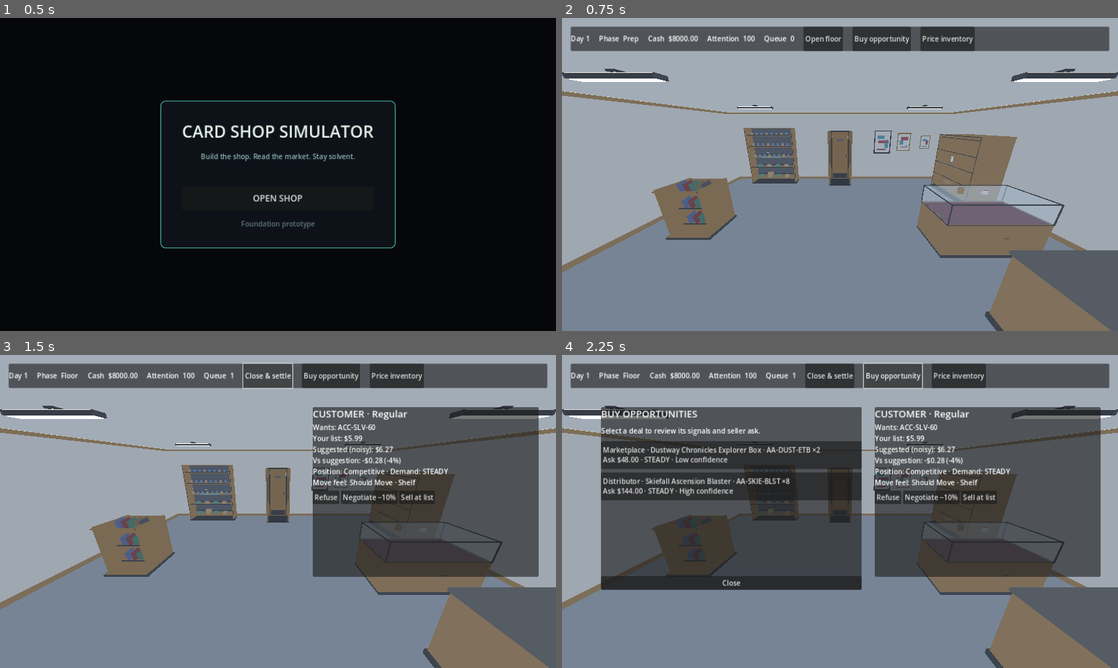
Above: before the commit, frames 1-4 (two rows, left to right).
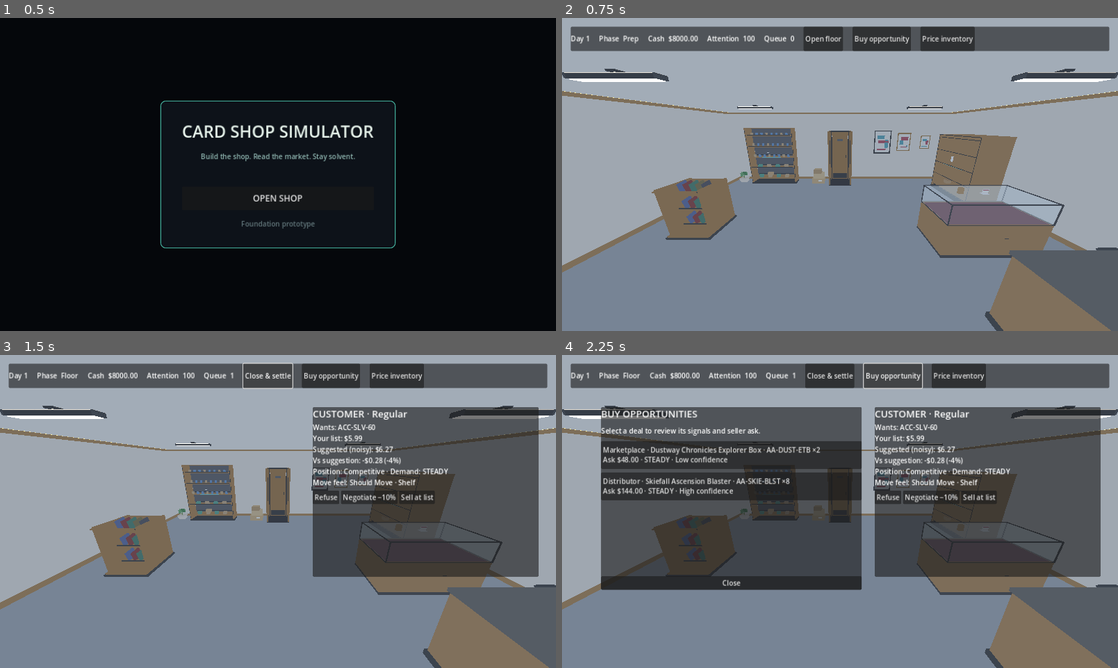
Above: after the commit, the same moments.

Repository: adamwlarson/cardshopsimulator
Game: Godot game, scene res://scenes/boot/boot.tscn
Two runs of this game, one before a commit and one after it. Both use one fixed random seed, a clock stepped at 60 frames per second and the inputs below.
Inputs:
- Up to frame 1 (0.5 s): no input
- Up to frame 2 (0.75 s): click "OPEN SHOP" at 0.5 s
- Up to frame 3 (1.5 s): click "Open floor" at 1.25 s
- Up to frame 4 (2.25 s): click "Buy opportunity" at 2 s

Frame 1 is identical in both runs. In frame 2, 0.2% of the frame differs, in the area x 31-100%, y 48-75%; in frame 3, 0.2%; in frame 4, less than 0.1%.

Commit message:
Place light decor fixtures on shop floor
Co-authored-by: Adam Larson <maddogawl@gmail.com>

Diff:
--- a/scenes/shop/shop_floor.tscn
+++ b/scenes/shop/shop_floor.tscn
@@ -23,6 +23,10 @@
 [ext_resource type="PackedScene" path="res://assets/props/shop/fixtures/prop_price_tag_01/prop_price_tag_01.glb" id="21_price_tag"]
 [ext_resource type="PackedScene" path="res://assets/props/shop/fixtures/prop_price_standee_01/prop_price_standee_01.glb" id="22_standee"]
 [ext_resource type="PackedScene" path="res://assets/props/shop/fixtures/prop_shelf_talker_01/prop_shelf_talker_01.glb" id="23_talker"]
+[ext_resource type="PackedScene" path="res://assets/props/shop/fixtures/prop_stool_01/prop_stool_01.glb" id="24_stool"]
+[ext_resource type="PackedScene" path="res://assets/props/shop/fixtures/prop_shipper_stack_01/prop_shipper_stack_01.glb" id="25_shipper"]
+[ext_resource type="PackedScene" path="res://assets/props/shop/fixtures/prop_plant_01/prop_plant_01.glb" id="26_plant"]
+[ext_resource type="PackedScene" path="res://assets/props/shop/fixtures/prop_trash_bin_01/prop_trash_bin_01.glb" id="27_trash"]
 
 [sub_resource type="Environment" id="Environment_shop"]
 background_mode = 1
@@ -105,6 +109,18 @@
 position = Vector3(8.1, 1.35, -5.4)
 rotation_degrees = Vector3(0, 90, 0)
 
+[node name="CounterStool" parent="Fixtures" instance=ExtResource("24_stool")]
+position = Vector3(8.1, 0, -0.45)
+
+[node name="BackstockShipperStack" parent="Fixtures" instance=ExtResource("25_shipper")]
+position = Vector3(3.6, 0, -6.75)
+
+[node name="CornerPlant" parent="Fixtures" instance=ExtResource("26_plant")]
+position = Vector3(0.45, 0, -6.75)
+
+[node name="CounterTrashBin" parent="Fixtures" instance=ExtResource("27_trash")]
+position = Vector3(8.55, 0, -2.25)
+
 [node name="PosterLarge" parent="Fixtures" instance=ExtResource("20_poster_lg")]
 position = Vector3(6.3, 1.62, -7.2)
 rotation_degrees = Vector3(0, 0, 0)
Not shown: 1 places in scenes/shop/shop_floor.tscn that only renumber resources
